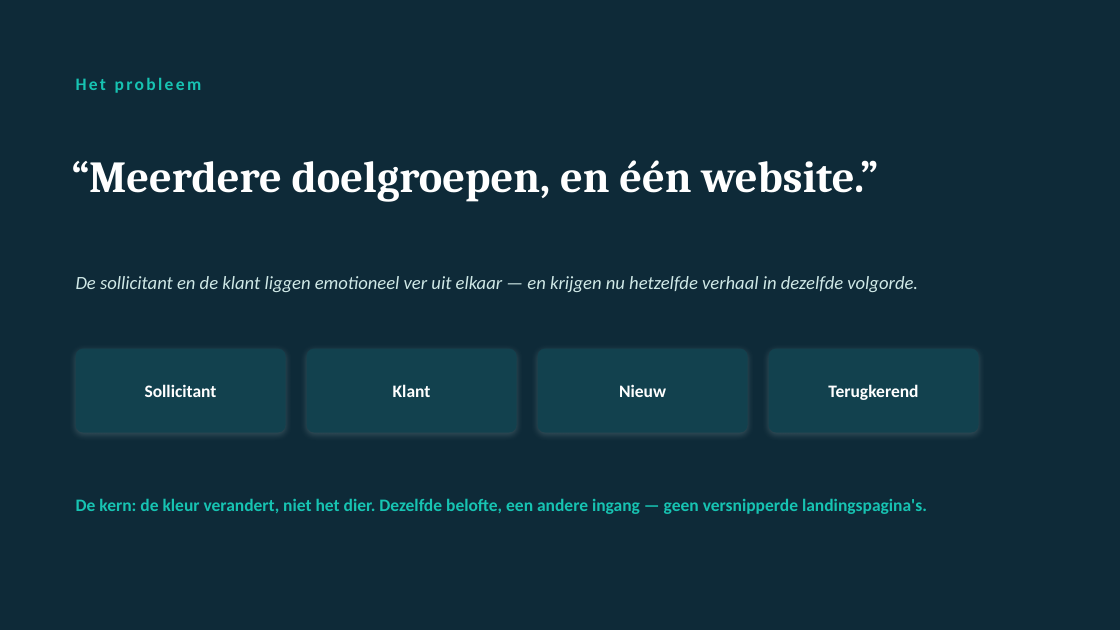
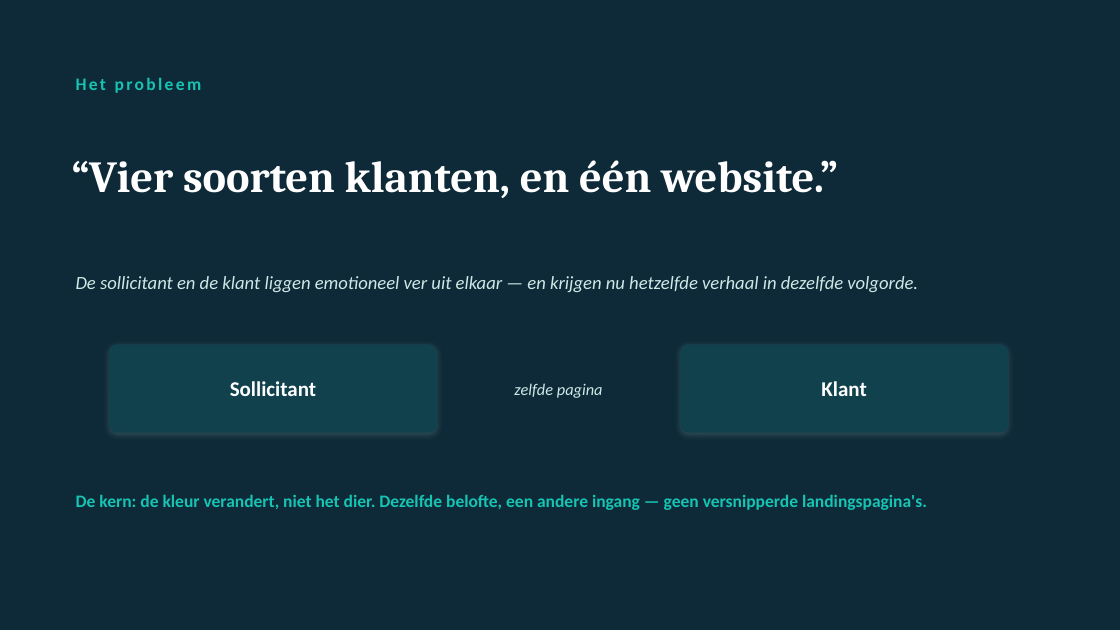
Before and after one commit to jmulders/mister-chameleon, a slide deck: slide 3 of docs/mister-chameleon-klant.pptx. Drawn at 1120x630 pixels with LibreOffice and Linux fonts; fonts in the diff are those of the drawing. Boxes give left, top, right and bottom in pixels: in the first picture for what was removed or moved away, otherwise in the second. Text is boxed around its words. In the diff, an @@ line names an element or a change of style, - is before the commit and + after.

Commit message:
docs: klantdeck aangescherpt (slide 3: 'vier soorten klanten' + één as sollicitant/klant; slide 4: 'één regel code' + privacyregel EU/geen persoonsprofielen) + draaiboek: deck is achtervang, geen opening

```diff
--- a/docs/mister-chameleon-klant.pptx
+++ b/docs/mister-chameleon-klant.pptx
@@ text at <box>71,160,838,198</box>: text changed @@
-“Meerdere doelgroepen, en één website.”
+“Vier soorten klanten, en één website.”
@@ text "Sollicitant": place and size @@
-text "Sollicitant" at <box>145,384,217,397</box>
+text "Sollicitant" at <box>230,381,316,396</box>
@@ text "Sollicitant" at <box>230,381,316,396</box>: size 15 to 18 pt @@
@@ rounded rectangle: place and size @@
-rounded rectangle at <box>76,349,286,433</box>
+rounded rectangle at <box>109,344,437,433</box>
@@ rounded rectangle at <box>109,344,437,433</box>: proportions changed @@
@@ rounded rectangle removed at <box>307,349,517,433</box> @@
@@ rounded rectangle removed at <box>538,349,748,433</box> @@
@@ text "Klant" at <box>821,381,866,396</box>: size 15 to 18 pt @@
@@ rounded rectangle at <box>681,344,1008,433</box>: proportions changed @@
@@ text "Klant": place and size @@
-text "Klant" at <box>393,384,431,397</box>
+text "Klant" at <box>821,381,866,396</box>
@@ rounded rectangle: place and size @@
-rounded rectangle at <box>769,349,979,433</box>
+rounded rectangle at <box>681,344,1008,433</box>
@@ text added at <box>514,383,603,398</box>, 14 pt, text #CFE8E6, italic @@
+zelfde pagina
@@ text removed at <box>619,384,666,397</box> @@
-Nieuw
@@ text removed at <box>828,384,918,400</box> @@
-Terugkerend
@@ text "De kern: de kleur verandert, ...": place and size @@
-text "De kern: de kleur verandert, ..." at <box>76,499,927,514</box>
+text "De kern: de kleur verandert, ..." at <box>76,495,927,510</box>
```
Also in this commit, not shown: 1 other slide changed, 1 other file.
